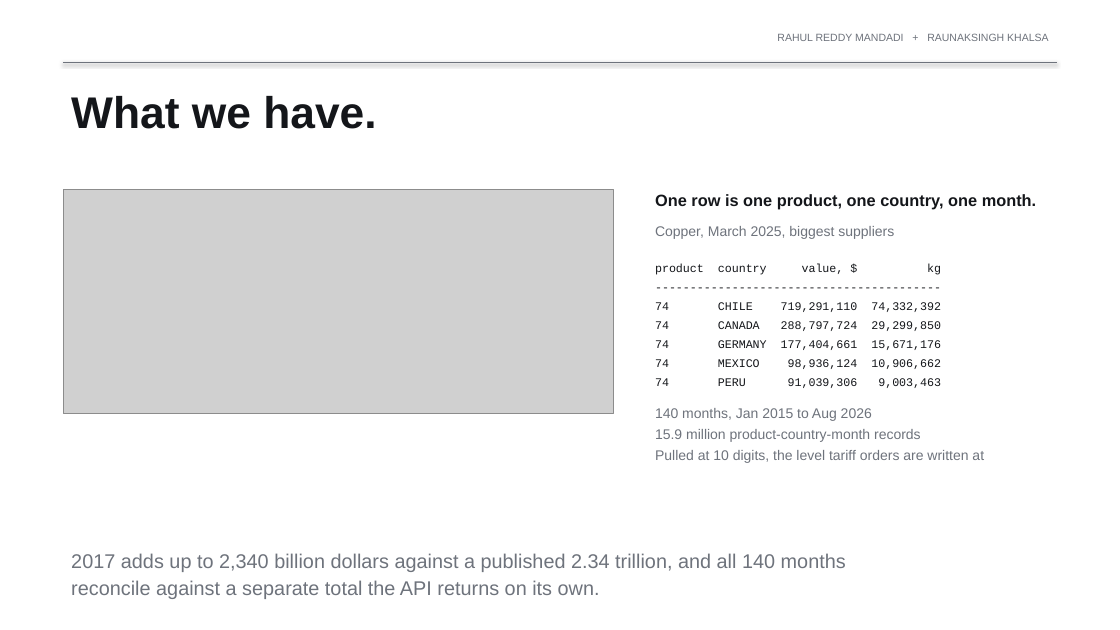
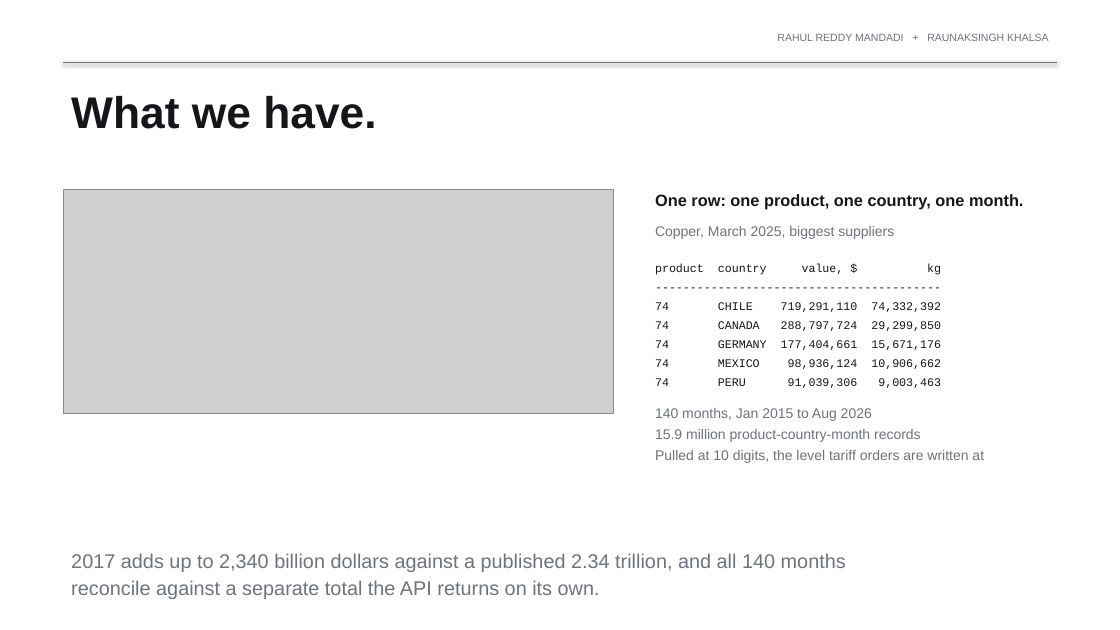
Before and after one commit to rahul-mandadi/tariff-rush, a slide deck: slide 5 of slides/Mandadi_Khalsa_Presentation1.pptx. Drawn at 1120x630 pixels with LibreOffice and Linux fonts; fonts in the diff are those of the drawing; grey boxes stand for pictures. Boxes give left, top, right and bottom in pixels: in the first picture for what was removed or moved away, otherwise in the second. Text is boxed around its words. In the diff, an @@ line names an element or a change of style, - is before the commit and + after.

```diff
--- a/slides/Mandadi_Khalsa_Presentation1.pptx
+++ b/slides/Mandadi_Khalsa_Presentation1.pptx
@@ text at [655,194,1023,210]: text changed @@
-One row is one product, one country, one month.
+One row: one product, one country, one month.
```
Also in this commit, not shown: 2 other slides changed, 1 other file.
